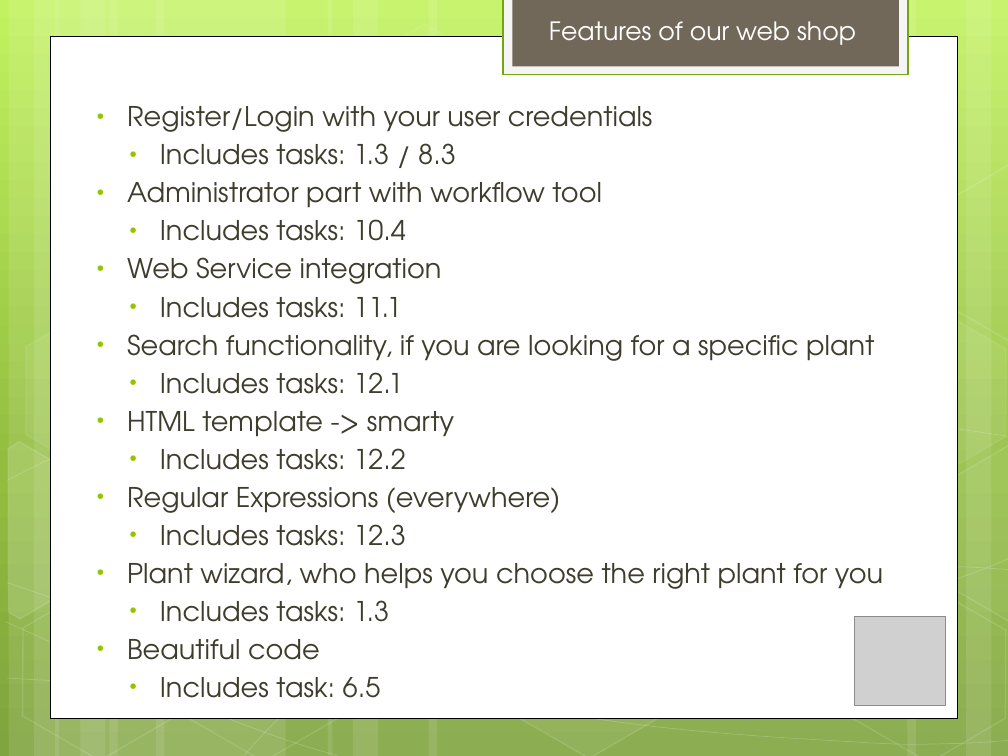
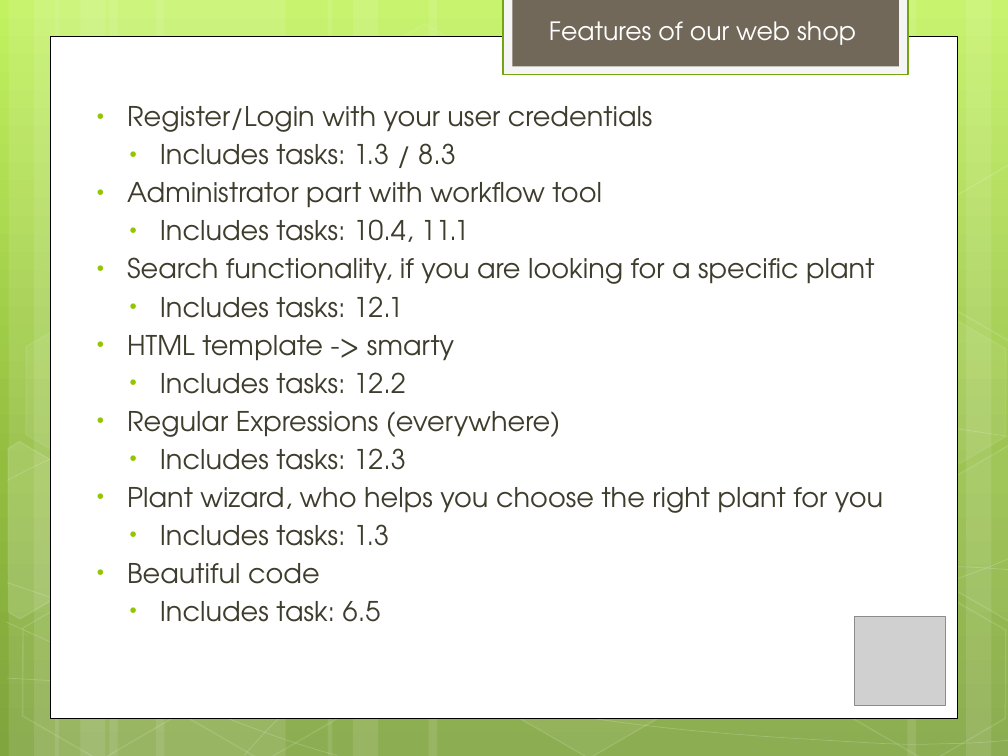
Before and after one commit to ghde/ch.bfh.bti7054.w2014.p.pdz, a slide deck: slide 6 of Plants presentation.pptx. Drawn at 1008x756 pixels with LibreOffice and Linux fonts; fonts in the diff are those of the drawing; grey boxes stand for pictures. Boxes give left, top, right and bottom in pixels: in the first picture for what was removed or moved away, otherwise in the second. Text is boxed around its words. In the diff, an @@ line names an element or a change of style, - is before the commit and + after.

```diff
--- a/Plants presentation.pptx
+++ b/Plants presentation.pptx
@@ text at [160,219,469,242]: text changed @@
-  • Includes tasks: 10.4
-• Web Service integration
-  • Includes tasks: 11.1
+  • Includes tasks: 10.4, 11.1
```
Also in this commit, not shown: 6 other slides changed.
